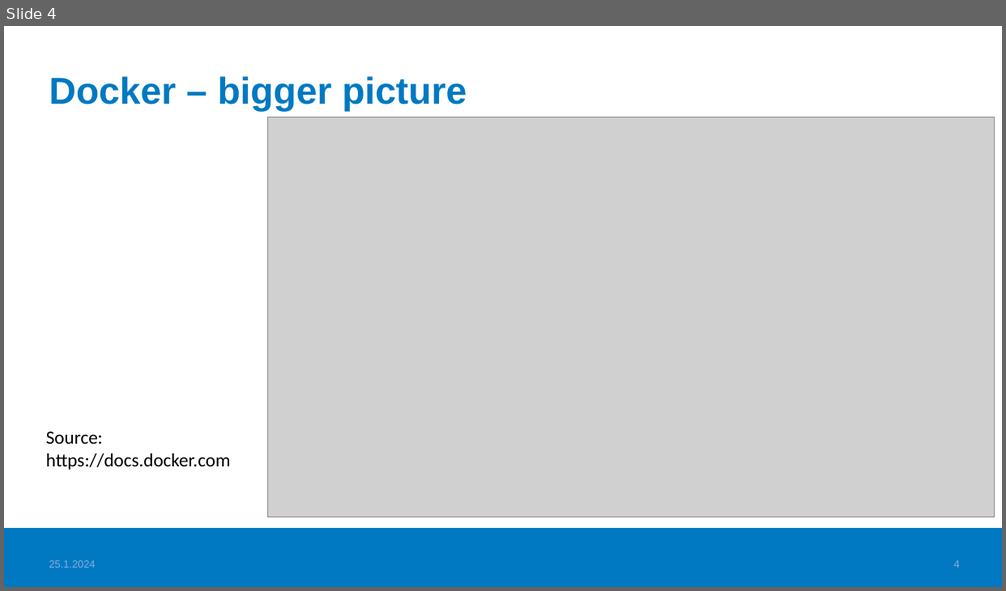
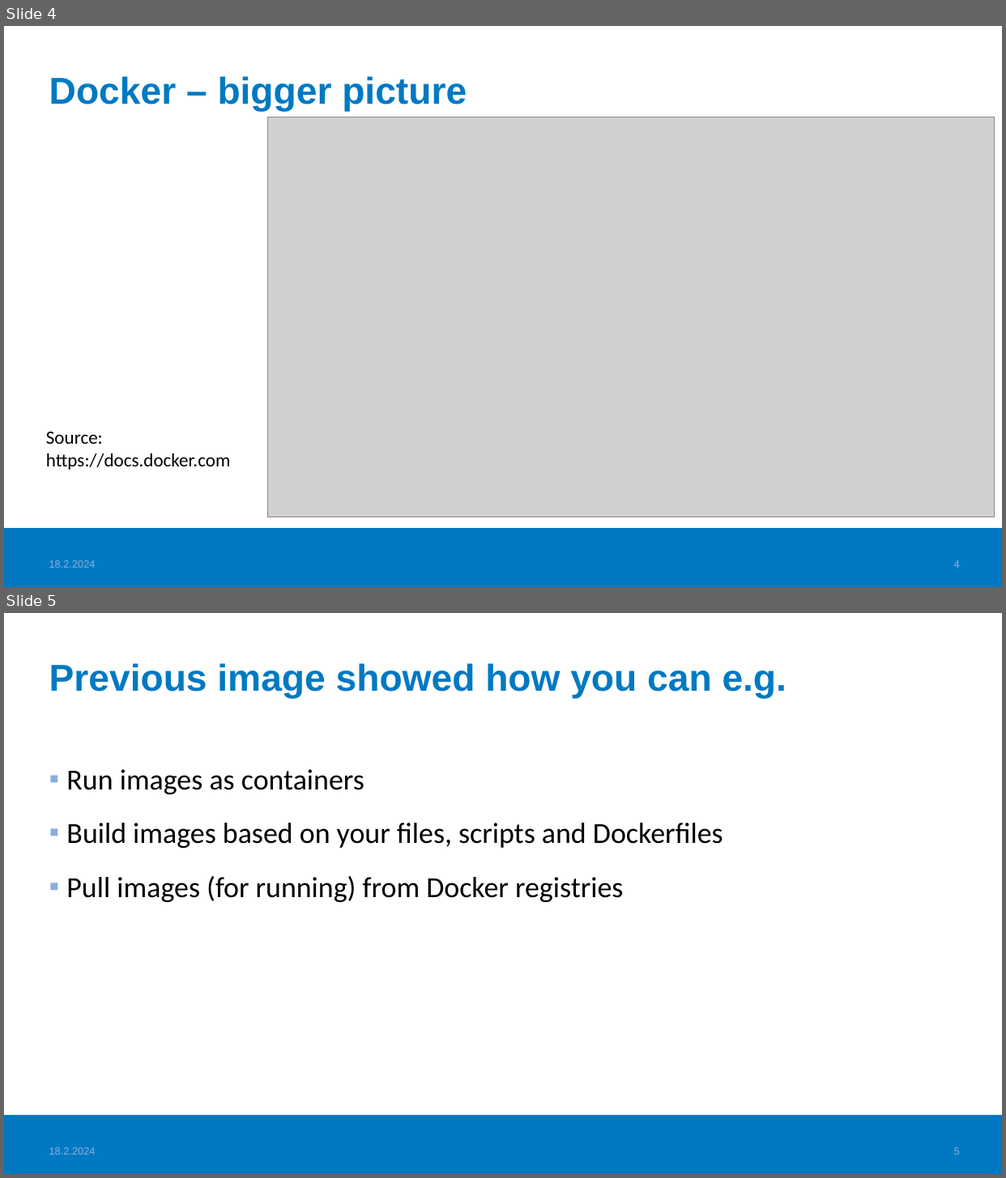
Before and after one commit to haagahelia/ohke-teknologiat, a slide deck: 01_docker/DockerConceptsAndVocabulary.pptx. Shown one above the other, each under a label of ours: slide 4 before the commit, slides 4 and 5 after it. The pictures are 1006x591 and 1006x1178 pixels, drawn with LibreOffice and Linux fonts; fonts in the diff are those of the drawing; grey boxes stand for pictures; background and template pictures are left out. Boxes give left, top, right and bottom in pixels: in the first picture for what was removed or moved away, otherwise in the second. Text is boxed around its words. In the diff, an @@ line names an element or a change of style, - is before the commit and + after.

Commit message:
Docker-monivalintatehtävien materiaalilinkkejä ja materiaaleja parannettu

```diff
--- a/01_docker/DockerConceptsAndVocabulary.pptx
+++ b/01_docker/DockerConceptsAndVocabulary.pptx
@@ slide 5 added at (x1=4, y1=613, x2=1002, y2=1174), background #FFFFFF; not listed: 1 template element that a slide beside it also shows @@
@@ title added at (x1=49, y1=663, x2=786, y2=699), 36 pt, text #0079C2, bold @@
+Previous image showed how you can e.g.
@@ text added at (x1=66, y1=769, x2=723, y2=902), 28 pt, text #000000 @@
+▪ Run images as containers
+▪ Build images based on your files, scripts and Dockerfiles
+▪ Pull images (for running) from Docker registries
@@ text added at (x1=49, y1=1148, x2=96, y2=1155), 10 pt, text #8BADDC @@
+18.2.2024
@@ page number added at (x1=954, y1=1148, x2=960, y2=1155), 10 pt, text #8BADDC @@
+5
@@ slide 4 changed as well @@
@@ text at (x1=49, y1=561, x2=96, y2=568): text changed @@
-25.1.2024
+18.2.2024
```
Also in this commit, not shown: 16 other slides changed, 3 other files.
